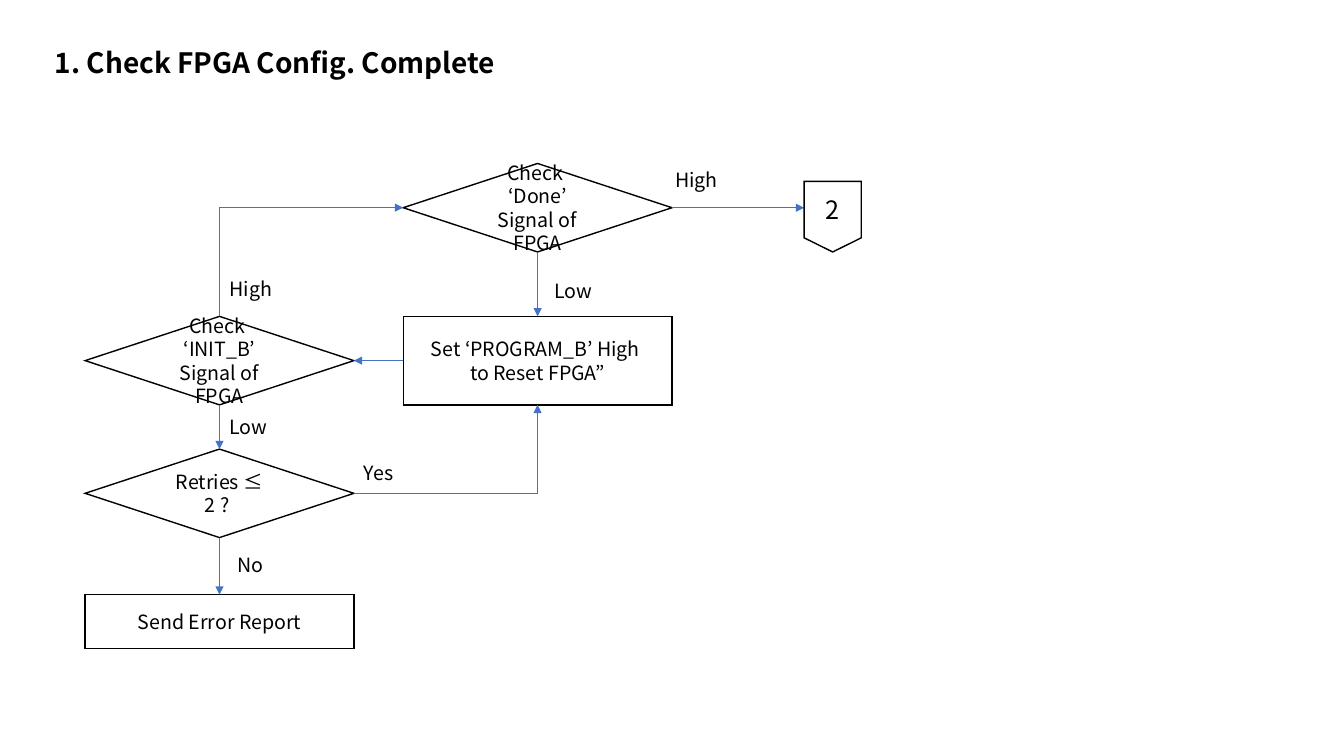
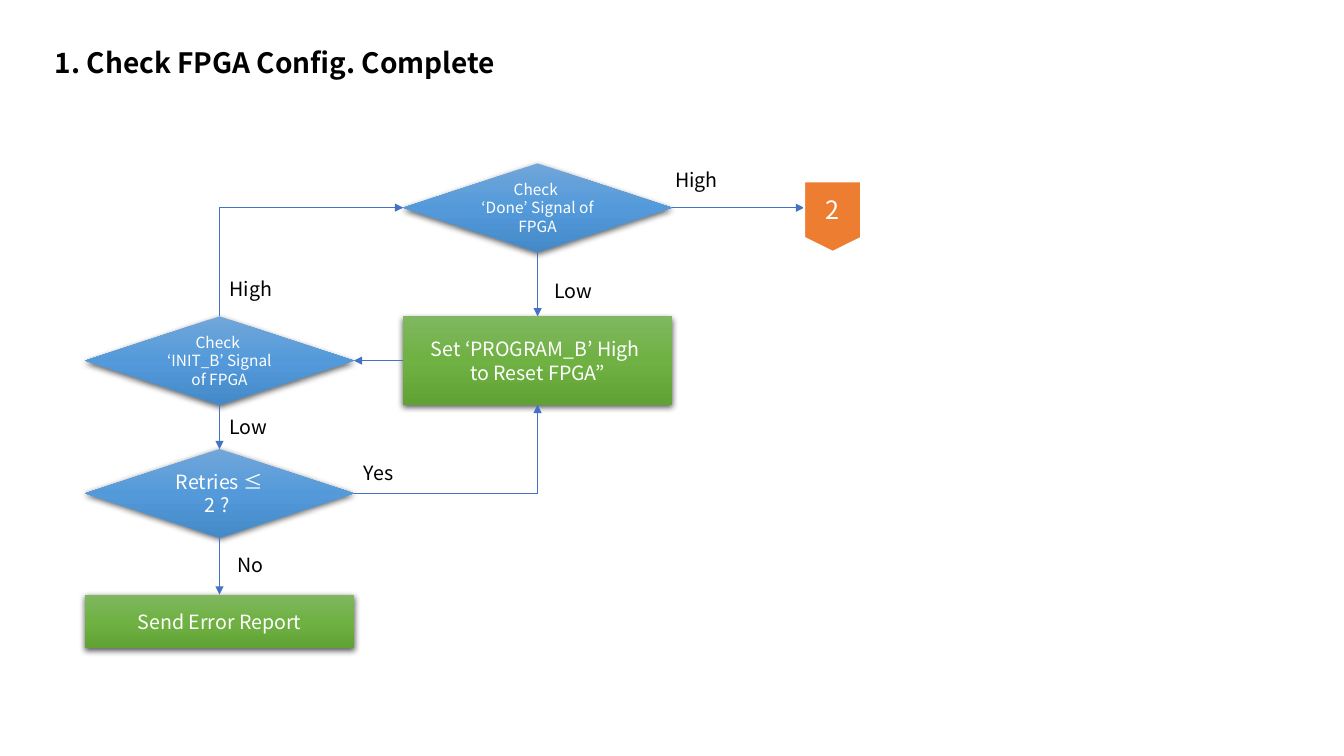
Before and after one commit to auuais/imu_stabilize-archive, a slide deck: slide 2 of Firmware/Initialization Sequence_250708.pptx (slide 1 before the commit). Drawn at 1344x756 pixels with LibreOffice and Linux fonts; fonts in the diff are those of the drawing. Boxes give left, top, right and bottom in pixels: in the first picture for what was removed or moved away, otherwise in the second. Text is boxed around its words. In the diff, an @@ line names an element or a change of style, - is before the commit and + after.

```diff
--- a/Firmware/Initialization Sequence_250708.pptx
+++ b/Firmware/Initialization Sequence_250708.pptx
@@ diamond "Check" at (403,163,673,252): size 14 to 11 pt, text colour #000000 to #FFFFFF; fill #FFFFFF to gradient #71A6DB to #559BDB to #448ACA; outline #000000 1 pt to none; shadow on @@
@@ flow chart offpage connector "2" at (805,181,862,252): text colour #000000 to #FFFFFF; fill #FFFFFF to #ED7D31; outline #000000 1 pt to #FFFFFF 1.5 pt @@
@@ diamond "Check" at (85,317,354,405): size 14 to 11 pt, text colour #000000 to #FFFFFF; fill #FFFFFF to gradient #71A6DB to #559BDB to #448ACA; outline #000000 1 pt to none; shadow on @@
@@ rectangle "Set ‘PROGRAM_B’ High" at (403,317,673,405): text colour #000000 to #FFFFFF; fill #FFFFFF to gradient #81B861 to #6FB242 to #62A336; outline #000000 1 pt to none; shadow on @@
@@ diamond "Retries ≤ 2 ?" at (85,450,354,538): text colour #000000 to #FFFFFF; fill #FFFFFF to gradient #71A6DB to #559BDB to #448ACA; outline #000000 1 pt to none; shadow on @@
@@ rectangle "Send Error Report" at (85,595,354,648): text colour #000000 to #FFFFFF; fill #FFFFFF to gradient #81B861 to #6FB242 to #62A336; outline #000000 1 pt to none; shadow on @@
```
Also in this commit, not shown: 6 other slides changed, 1 slide added, 2 other files.
